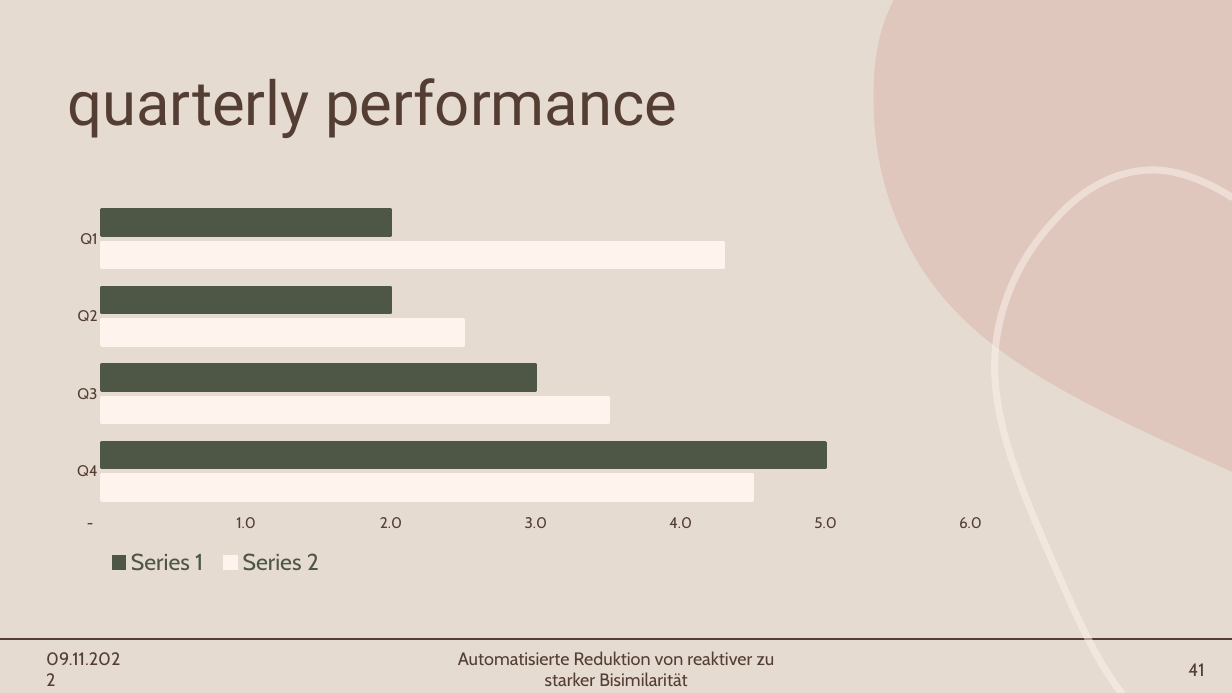
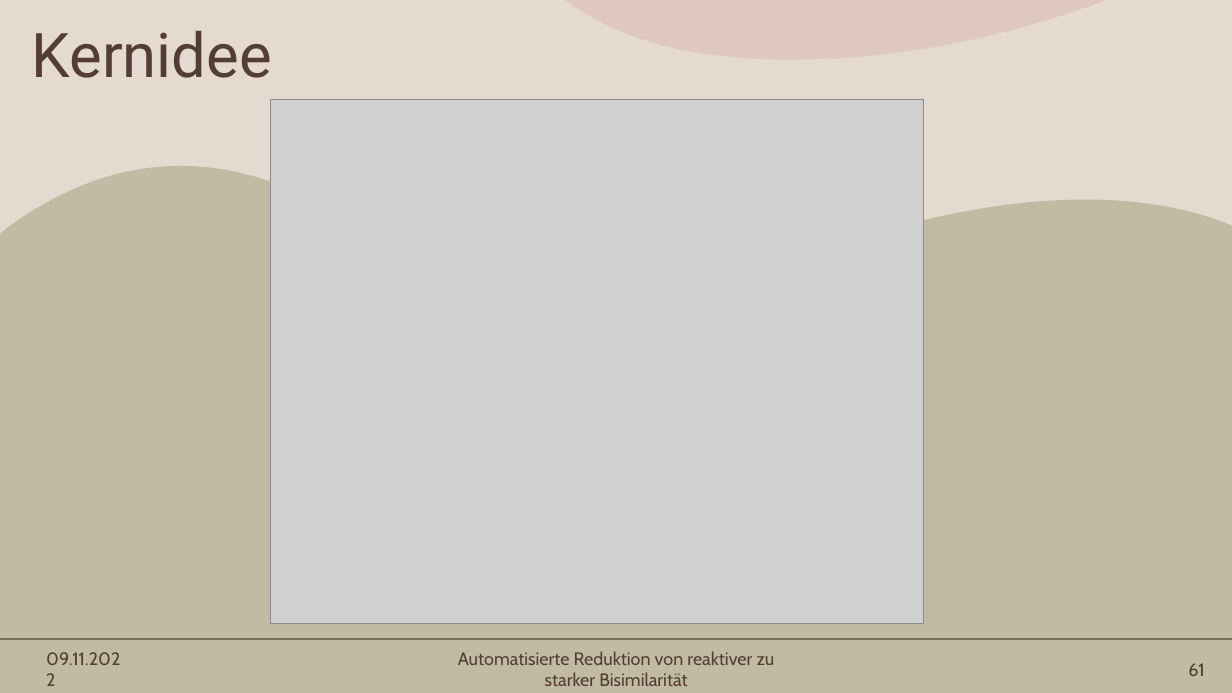
Before and after one commit to Mieneas/Automatisierte-Reduktion-von-reaktiver-zu-starker-Bisimilaritaet, a slide deck: slide 61 of thesis/FoKo-presentation/Automatisierte Reduktion von reaktiver zu starker Bisimilarität.pptx (slide 41 before the commit). Drawn at 1232x693 pixels with LibreOffice and Linux fonts; fonts in the diff are those of the drawing; grey boxes stand for pictures. Boxes give left, top, right and bottom in pixels: in the first picture for what was removed or moved away, otherwise in the second. Text is boxed around its words. In the diff, an @@ line names an element or a change of style, - is before the commit and + after.

```diff
--- a/thesis/FoKo-presentation/Automatisierte Reduktion von reaktiver zu starker Bisimilarität.pptx
+++ b/thesis/FoKo-presentation/Automatisierte Reduktion von reaktiver zu starker Bisimilarität.pptx
@@ background #E6DBD0 to #E5DACF @@
@@ freeform shape added at <box>565,0,1106,60</box>, fill #CF9B92 at 27% opacity @@
@@ freeform shape removed at <box>874,0,1232,472</box> @@
@@ title added at <box>32,31,272,78</box>, 48 pt, text #543E34 @@
+Kernidee
@@ title removed at <box>67,78,677,138</box> @@
-quarterly performance
@@ picture added at <box>270,99,923,624</box> @@
@@ freeform shape added at <box>0,165,1232,693</box>, fill #A09D79 at 50% opacity @@
@@ freeform shape removed at <box>995,170,1232,693</box> @@
@@ bar chart removed at <box>58,192,1005,584</box> @@
-categories: Q4, Q3, Q2, Q1
-Series 2: 4.5, 3.5, 2.5, 4.3
-Series 1: 5, 3, 2, 2
@@ page number at <box>1188,663,1204,676</box>: text changed @@
-41
+61
```
Also in this commit, not shown: 8 other slides changed, 75 slides added, 1 slide removed, 3 other files.
